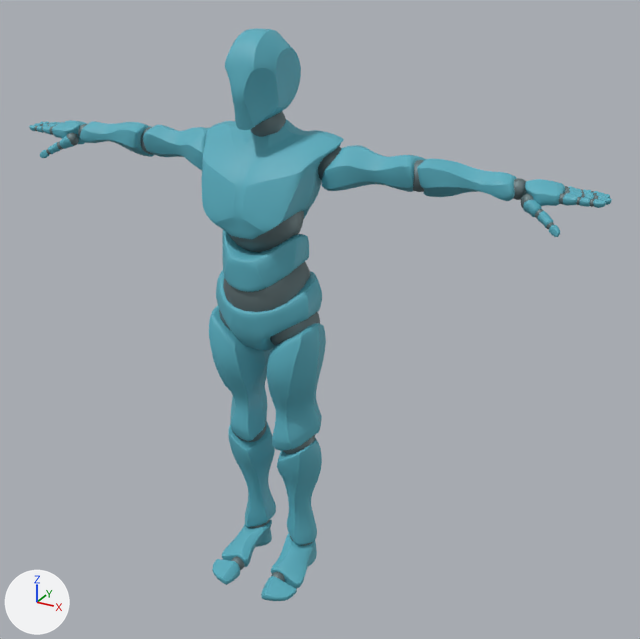
The glTF model public/models/personagem.glb as it was, and as the next commit left it.
The view is the same before and after, from a camera (50 mm lens) standing at (1.37, -2.16, 2.05) and looking at (0.12, 0.12, 0.91). Lighting does not change. The marker at lower left points along +X, +Y and +Z. The first picture is the older version. Where no turn or scale is listed for an object, it has been applied to the vertices. Vertices at exactly the same position are counted once.

The first picture shows 'Alpha_Joints', 'Alpha_Surface'.
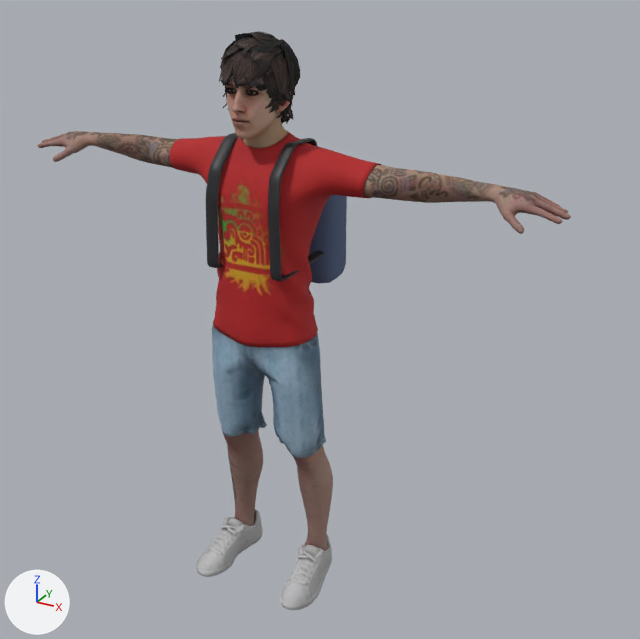
Diff of the bpy script that builds the scene:
```diff
--- a/public/models/personagem.glb.py
+++ b/public/models/personagem.glb.py
@@ me_alpha_joints @@
-me_alpha_joints.from_pydata(...)  # 10514 vertices, 20840 faces; spans x -0.95..0.95, y -0.14..0.14, z 0.01..1.6
-me_alpha_joints.materials.append(mat_alpha_joints_mat)  # greyish cyan #6d7f82
+me_alpha_joints.from_pydata(...)  # 10494 vertices, 20768 faces; spans x -0.89..0.89, y -0.15..0.11, z 0.05..1.76
+# me_alpha_joints part 1: 34 loose pieces with 6540 vertices, spanning x -0.95..0.95, y -0.14..0.14, z 0.01..1.49, are deleted
+# me_alpha_joints part 2: 73 vertices moved within x -0.82..0.82, y 0.0..0.08, z 1.39..1.58; 2268 vertices removed from x -0.83..0.83, y -0.03..0.1, z 1.38..1.6; 8670 vertices added at x -0.89..0.89, y -0.15..0.09, z 1.35..1.76
+# me_alpha_joints part 3: 12 vertices moved within x -0.12..0.12, y -0.01..0.06, z 0.12..0.54; 1500 vertices removed from x -0.15..0.15, y -0.05..0.08, z 0.06..0.59; 720 vertices added at x -0.2..0.2, y -0.08..0.11, z 0.05..0.58
+# other edits to the shape of me_alpha_joints do not show in these pictures
+me_alpha_joints.materials.append(mat_ch42_body)  # picture img_ch42_1001_diffuse
@@ ob_alpha_surface @@
-ob_alpha_surface = bpy.data.objects.new('Alpha_Surface', me_alpha_surface)
@@ ob_mochila @@
+ob_mochila = bpy.data.objects.new('mochila', me_cube)  # 1316 vertices, 2616 faces; spans x -0.15..0.15, y -0.135..0.31, z 1.017..1.505; in mat_mochila (blue #506181), mat_mochila_alca (black #27272c)
+ob_mochila.location = (0.0, 0.0, 0.0)
@@ ob_ch42_sneakers @@
+ob_ch42_sneakers = bpy.data.objects.new('Ch42_Sneakers', me_mesh)  # 1958 vertices, 3916 faces; spans x -0.227..0.227, y -0.204..0.114, z -0.002..0.129; in mat_ch42_body (picture img_ch42_1001_diffuse)
+ob_ch42_sneakers.location = (0.0, 0.0, 0.0)
@@ ob_ch42_shorts @@
+ob_ch42_shorts = bpy.data.objects.new('Ch42_Shorts', me_mesh_003)  # 3749 vertices, 7391 faces; spans x -0.191..0.189, y -0.136..0.103, z 0.508..0.969; in mat_ch42_body (picture img_ch42_1001_diffuse)
+ob_ch42_shorts.location = (0.0, 0.0, 0.0)
@@ ob_ch42_shirt @@
+ob_ch42_shirt = bpy.data.objects.new('Ch42_Shirt', me_mesh_002)  # 3258 vertices, 6512 faces; spans x -0.338..0.34, y -0.139..0.12, z 0.9..1.523; in mat_ch42_body (picture img_ch42_1001_diffuse)
+ob_ch42_shirt.location = (0.0, 0.0, 0.0)
@@ ob_ch42_hair1 @@
+ob_ch42_hair1 = bpy.data.objects.new('Ch42_Hair1', me_mesh_005)  # 8941 vertices, 10614 faces; spans x -0.106..0.109, y -0.148..0.099, z 1.528..1.799; in mat_ch42_hair (picture img_ch42_1002_diffuse)
+ob_ch42_hair1.location = (0.0, 0.0, 0.0)
@@ ob_ch42__eyelashes @@
+ob_ch42__eyelashes = bpy.data.objects.new('Ch42__Eyelashes', me_mesh_004)  # 750 vertices, 960 faces; spans x -0.0534..0.0531, y -0.1186..-0.101, z 1.6425..1.6604; in mat_ch42_hair (picture img_ch42_1002_diffuse)
+ob_ch42__eyelashes.location = (0.0, 0.0, 0.0)
```

Where the change shows, as pixel boxes [x1, y1, x2, y2] in the pictures (640 x 639 px):
'Alpha_Surface', deleted (cyan)
    before: [29, 29, 612, 601]
'Ch42_Shirt', added (red)
    after: [169, 130, 381, 347]
'Alpha_Joints', reshaped
    before: [34, 111, 598, 582]
    after: [37, 76, 571, 551]
'Ch42_Shorts', added (blue)
    after: [212, 326, 326, 458]
'mochila', added
    after: [206, 133, 347, 284]
    faces in mat_mochila_alca (black #27272c): [206, 133, 325, 281]
    faces in mat_mochila (blue #506181): [309, 195, 347, 284]
'Ch42_Hair1', added
    after: [219, 31, 300, 124]
'Ch42_Sneakers', added
    after: [196, 509, 332, 610]
'Ch42__Eyelashes', added
    after: [226, 87, 259, 96]
part 1 of me_alpha_joints, deleted
    before: [34, 122, 598, 582]
part 2 of me_alpha_joints, built on
    before: [57, 111, 544, 219]
    after: [37, 76, 571, 234]
part 3 of me_alpha_joints, reshaped (mostly hidden before)
    before: [233, 422, 315, 546]
    after: [223, 428, 333, 551]
